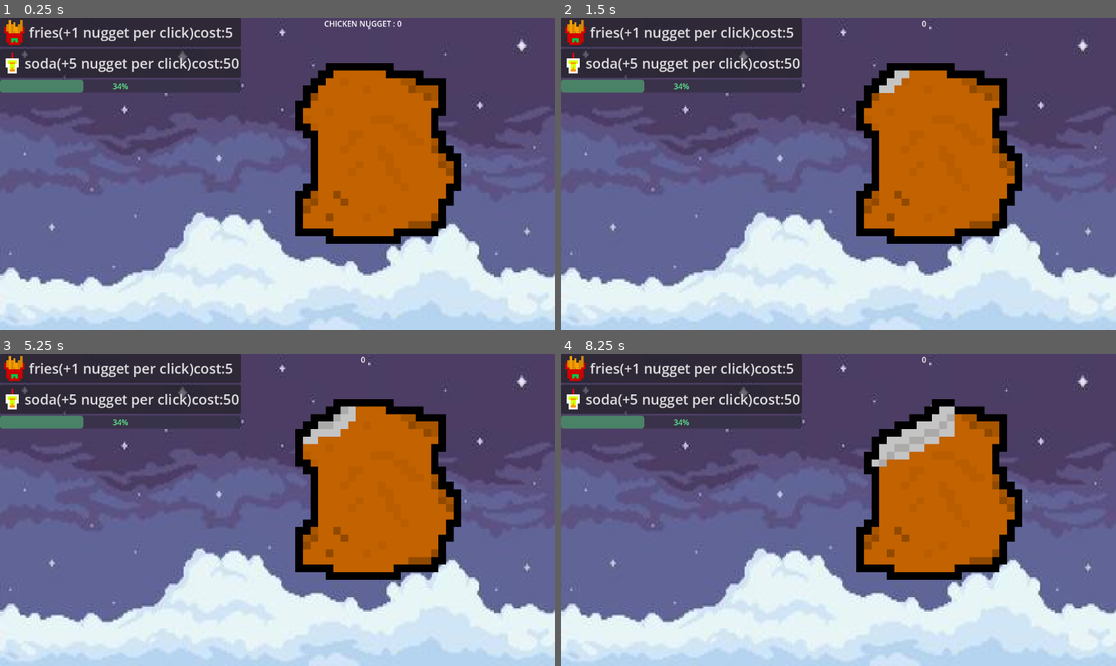
Above: before the commit, frames 1-4 (two rows, left to right).
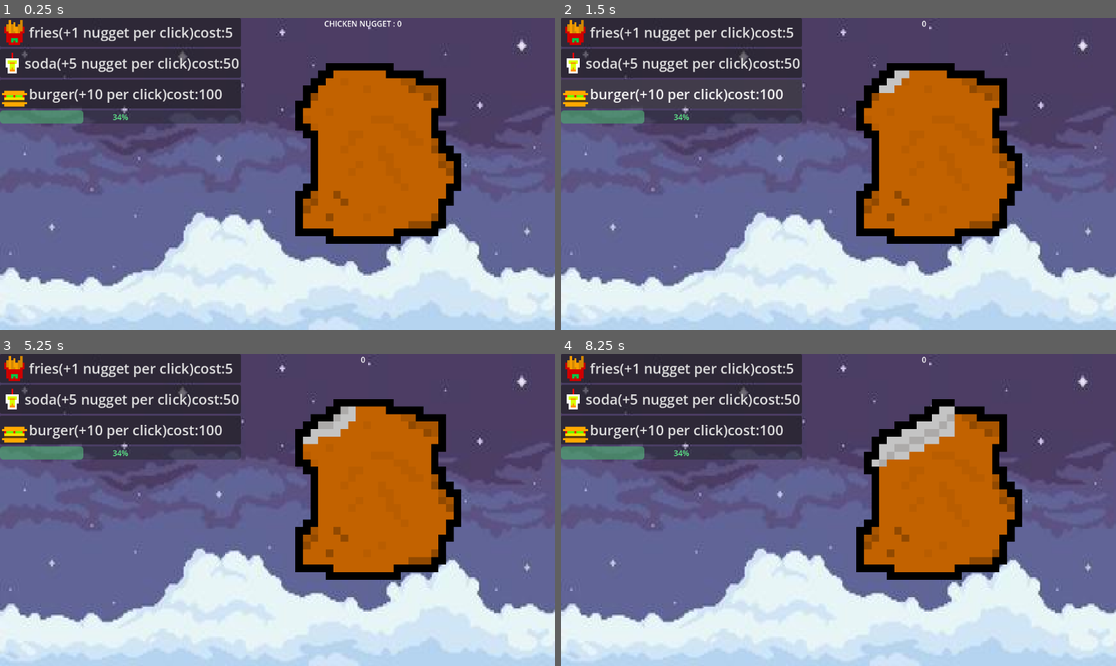
Above: after the commit, the same moments.

Repository: boynugget/chicken-nugget
Game: Godot game, scene res://MAIN.tscn
Same seed, same stepped clock (60 frames per second), same inputs: the game is played once before the commit and once after it.
Inputs (mouse positions are in pixels of both pictures, inside the frame that each line leads up to):
- Up to frame 1 (0.25 s): no input
- Up to frame 2 (1.5 s): click (921, 152) at 0.5 s; click (683, 92) at 1.25 s, where only the run after the commit has a clickable "burger(+10 per click)cost:100"
- Up to frame 3 (5.25 s): click "fries(+1 nugget per click)cos…" at 2 s; click "soda(+5 nugget per click)cost…" at 2.75 s; click "fries(+1 nugget per click)cos…" at 3.5 s; click "soda(+5 nugget per click)cost…" at 4.25 s; click (360, 488) at 5 s
- Up to frame 4 (8.25 s): click (683, 428) at 5.75 s, where only the run after the commit has a clickable "burger(+10 per click)cost:100"; click "fries(+1 nugget per click)cos…" at 6.5 s; click "soda(+5 nugget per click)cost…" at 7.25 s; click (921, 488) at 8 s

The runs differ from the first frame. In frame 1, 4.7% of the frame differs, in the area x 0-44%, y 19-34%; in frame 2, 4.5%; in frame 3, 4.7%; in frame 4, 4.7%.

Commit message:
uhtfujyv

Diff:
--- a/chicken-nugget-20240906T195611Z-001/chicken-nugget/MAIN.tscn
+++ b/chicken-nugget-20240906T195611Z-001/chicken-nugget/MAIN.tscn
@@ -1,10 +1,11 @@
-[gd_scene load_steps=9 format=3 uid="uid://bbq4infyym622"]
+[gd_scene load_steps=10 format=3 uid="uid://bbq4infyym622"]
 
 [ext_resource type="Script" path="res://main.gd" id="1_k7xhp"]
 [ext_resource type="Texture2D" uid="uid://4a7ehig3s033" path="res://art/fries-1.png.png" id="2_bw8tc"]
 [ext_resource type="Texture2D" uid="uid://cu4uap6x2d74b" path="res://art/pixel-art-night-sky-background-with-clouds-and-stars-for-game-8-bit-vector.jpg" id="2_ghjec"]
 [ext_resource type="Texture2D" uid="uid://jlaodn7qc2x6" path="res://art/sprite_0.png" id="2_smhhj"]
 [ext_resource type="Texture2D" uid="uid://dde6oqk323sio" path="res://art/soda.png" id="3_h503y"]
+[ext_resource type="Texture2D" uid="uid://difna28wkh47j" path="res://art/burger.png" id="5_78mqh"]
 
 [sub_resource type="StyleBoxTexture" id="StyleBoxTexture_2fv4b"]
 
@@ -68,6 +69,18 @@
 alignment = 0
 expand_icon = true
 
+[node name="upgrade 3" type="Button" parent="MarginContainer/HBoxContainer/VBoxContainer2"]
+custom_minimum_size = Vector2(500, 60)
+layout_mode = 2
+size_flags_vertical = 8
+focus_mode = 0
+theme_override_font_sizes/font_size = 29
+text = "burger(+10 per click)cost:100
+"
+icon = ExtResource("5_78mqh")
+alignment = 0
+expand_icon = true
+
 [node name="ProgressBar" type="ProgressBar" parent="MarginContainer/HBoxContainer/VBoxContainer2"]
 modulate = Color(0.392585, 0.97952, 0.572616, 1)
 layout_mode = 2
@@ -111,4 +124,5 @@
 
 [connection signal="pressed" from="MarginContainer/HBoxContainer/VBoxContainer2/upgrade 1" to="." method="_on_upgrade_1_pressed"]
 [connection signal="pressed" from="MarginContainer/HBoxContainer/VBoxContainer2/upgrade 2" to="." method="_on_upgrade_2_pressed"]
+[connection signal="pressed" from="MarginContainer/HBoxContainer/VBoxContainer2/upgrade 3" to="." method="_on_upgrade_3_pressed"]
 [connection signal="pressed" from="MarginContainer/HBoxContainer/VBoxContainer/Button" to="." method="_on_button_pressed"]
--- a/chicken-nugget-20240906T195611Z-001/chicken-nugget/main.gd
+++ b/chicken-nugget-20240906T195611Z-001/chicken-nugget/main.gd
@@ -42,3 +42,16 @@
 		ammountNuggets +=5
 		nuggets-=50
 		label.text = str(nuggets)
+
+
+
+
+
+
+
+
+func _on_upgrade_3_pressed() -> void:
+	if nuggets >= 100:
+		ammountNuggets +=10
+		nuggets-=100
+		label.text = str(nuggets)
Binary file added: chicken-nugget-20240906T195611Z-001/chicken-nugget/art/burger.png
Not shown, added: chicken-nugget-20240906T195611Z-001/chicken-nugget/art/burger.png.import
